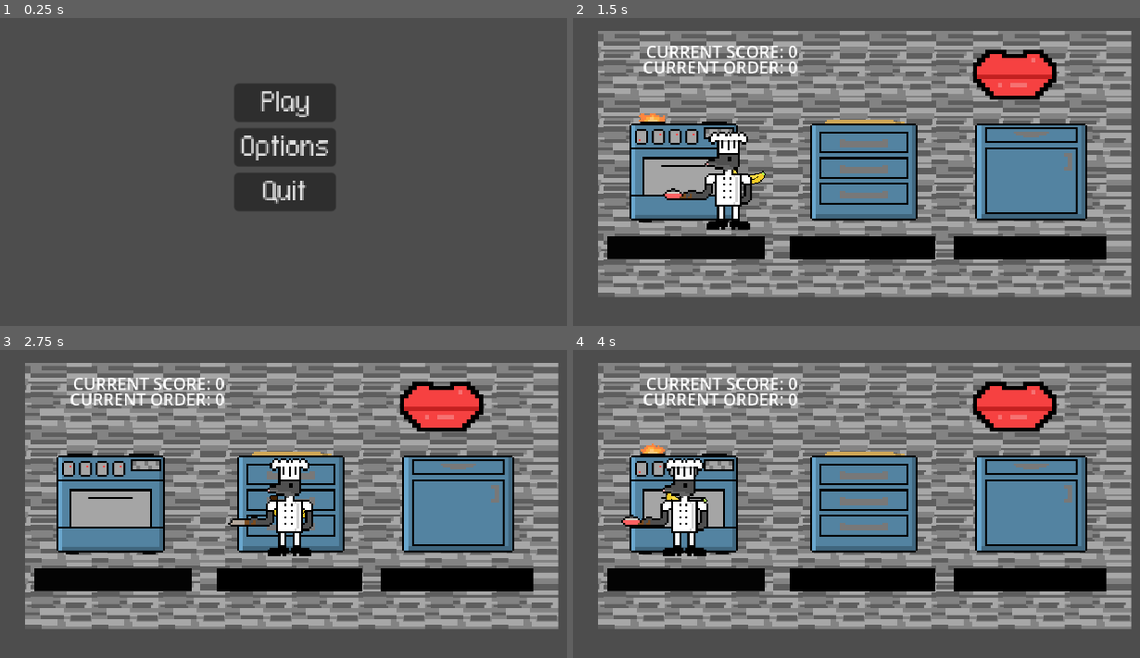
Above: before the commit, frames 1-4 (two rows, left to right).
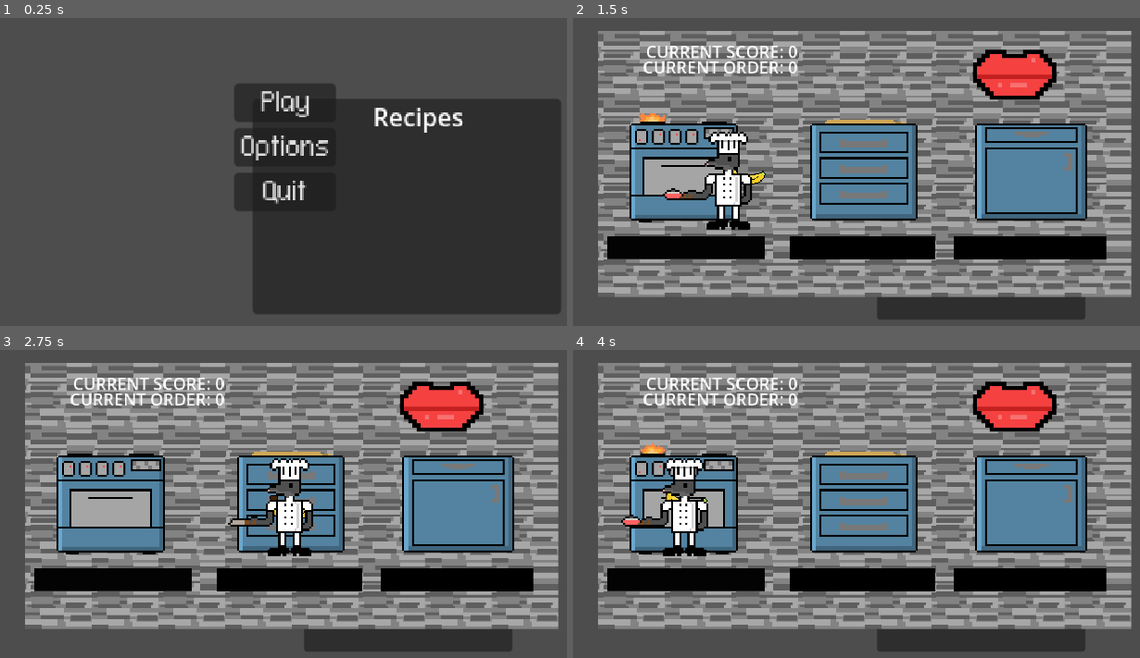
Above: after the commit, the same moments.

Repository: Largester/m.i.c.e
Game: Godot game, scene res://menu.tscn
The game is run twice, just before and just after one commit, with the same random seed, the same clock (stepped at 60 frames per second) and the same inputs.
Inputs (mouse positions are in pixels of both pictures, inside the frame that each line leads up to):
- Up to frame 1 (0.25 s): no input
- Up to frame 2 (1.5 s): click "Play" at 0.5 s; drag from (680, 178) to (862, 168) at 1.27 s
- Up to frame 3 (2.75 s): drag from (181, 383) to (289, 510) at 2.02 s
- Up to frame 4 (4 s): move the mouse to (748, 399) at 2.77 s; press the mouse at (748, 399) at 2.78 s; release the mouse at (748, 399) at 3.5 s; tap Enter at 3.5 s; drag from (828, 577) to (680, 500) at 3.52 s

The runs differ from the first frame. In frame 1, 33% of the frame differs, in the area x 44-99%, y 26-97%; in frame 2, 2.6%; in frame 3, 2.6%; in frame 4, 2.6%.
Error after the commit: Parse Error: Could not resolve external class member "ingredients". (res://scenes/recipe_slot.gd:12)

Commit message:
cooking(not done)

Diff:
--- /dev/null
+++ b/Recipe.gd
@@ -0,0 +1,9 @@
+extends Resource
+class_name Recipe
+
+@export var name: String
+@export var icon: Texture2D
+@export var ingredients : Dictionary[Item, int]
+@export var product : Item
+@export var product_amount : int = 1
+@export var cook_time: float = 5.0
--- /dev/null
+++ b/crafting.gd
@@ -0,0 +1,51 @@
+extends Node2D
+
+
+var recipeCount = 0
+var recipe = {}
+var recipeValues = {}
+var recipes = {}
+
+var items = { 3: "mixed",
+			  2: "chopped",
+			  1: "cooked"}
+
+
+func _ready():
+	load_game()
+
+func createRecipe(rec, nam):
+	recipeValues[recipeCount] = rec
+	recipeCount += 1
+	recipes[str(rec)] = nam
+	print("New Recipe")
+	print(recipes[str(rec)], " : ", rec)
+	_save_game()
+
+func save():
+	var save_dict = [ recipes,
+					  recipeValues,
+					  recipeCount]
+
+	return save_dict
+
+
+func _save_game():
+	var save_game = FileAccess.open("user://savegame.save", FileAccess.WRITE)
+	var json_string = JSON.stringify(save())
+	save_game.store_line(json_string)
+
+func load_game():
+	if not FileAccess.file_exists("user://savegame.save"):
+		return
+	var save_game = FileAccess.open("user://savegame.save", FileAccess.READ)
+
+	while save_game.get_position() < save_game.get_length():
+		var json_string = _save_game().get_line
+		var json = JSON.new()
+		var parse_result = json.parse(json_string)
+		var node_data = json.get_data()
+
+		recipes = node_data[0]
+		recipeValues = node_data[1]
+		recipeCount = node_data[2]
--- a/project.godot
+++ b/project.godot
@@ -12,12 +12,15 @@
 
 config/name="M.I.C.E"
 run/main_scene="uid://daaxohe23uv2a"
+config/use_custom_user_dir=true
+config/custom_user_dir_name="crut"
 config/features=PackedStringArray("4.5", "GL Compatibility")
 config/icon="res://icon.svg"
 
 [autoload]
 
 Global="*res://scripts/global.gd"
+CookingSystem="*res://scenes/cooking_system.tscn"
 
 [display]
 
--- a/resources/ingredients/ItemData.gd
+++ /dev/null
@@ -1,7 +0,0 @@
-class_name ItemData
-extends Resource
-
-@export var item_id : int = 0
-@export var item_name : String = ""
-@export var item_texture : Texture2D = null
-@export_range(0, 99) var item_stack_size : int = 1
--- a/resources/ingredients/burger.tres
+++ /dev/null
@@ -1,7 +0,0 @@
-[gd_resource type="Resource" script_class="ItemData" load_steps=2 format=3 uid="uid://bli2umbkw0m5k"]
-
-[ext_resource type="Script" uid="uid://bp78knvdue27a" path="res://resources/ingredients/ItemData.gd" id="1_npyth"]
-
-[resource]
-script = ExtResource("1_npyth")
-metadata/_custom_type_script = "uid://bp78knvdue27a"
--- a/resources/recipes/ItemRecipe.gd
+++ /dev/null
@@ -1,6 +0,0 @@
-class_name ItemRecipe
-extends Resource
-
-@export var recipe_name : String = ""
-@export var recipe_final_item : ItemData = null
-@export var recipe_material_array : Array[ItemData] = []
--- a/resources/recipes/borscht.tres
+++ /dev/null
@@ -1,8 +0,0 @@
-[gd_resource type="Resource" script_class="ItemRecipe" load_steps=3 format=3 uid="uid://ftan73ollllv"]
-
-[ext_resource type="Script" uid="uid://bp78knvdue27a" path="res://resources/ingredients/ItemData.gd" id="1_vh6v2"]
-[ext_resource type="Script" uid="uid://bbjwk0fae0c50" path="res://resources/recipes/ItemRecipe.gd" id="2_37oux"]
-
-[resource]
-script = ExtResource("2_37oux")
-metadata/_custom_type_script = "uid://bbjwk0fae0c50"
--- a/resources/recipes/burger_recipe.tres
+++ /dev/null
@@ -1,9 +0,0 @@
-[gd_resource type="Resource" script_class="ItemRecipe" load_steps=3 format=3 uid="uid://hch71n1uf7cj"]
-
-[ext_resource type="Script" uid="uid://bp78knvdue27a" path="res://resources/ingredients/ItemData.gd" id="1_31lb4"]
-[ext_resource type="Script" uid="uid://bbjwk0fae0c50" path="res://resources/recipes/ItemRecipe.gd" id="2_vvck2"]
-
-[resource]
-script = ExtResource("2_vvck2")
-recipe_name = "Burger"
-metadata/_custom_type_script = "uid://bbjwk0fae0c50"
--- a/resources/recipes/sushi_recipe.tres
+++ /dev/null
@@ -1,8 +0,0 @@
-[gd_resource type="Resource" script_class="ItemRecipe" load_steps=3 format=3 uid="uid://b1tbwdn1d8sbr"]
-
-[ext_resource type="Script" uid="uid://bp78knvdue27a" path="res://resources/ingredients/ItemData.gd" id="1_elfsm"]
-[ext_resource type="Script" uid="uid://bbjwk0fae0c50" path="res://resources/recipes/ItemRecipe.gd" id="2_kkua4"]
-
-[resource]
-script = ExtResource("2_kkua4")
-metadata/_custom_type_script = "uid://bbjwk0fae0c50"
--- /dev/null
+++ b/scenes/button.gd
@@ -0,0 +1,20 @@
+extends Button
+
+
+@onready var table: Node2D = $".."
+@onready var crafting = $"../.."
+var maxNum
+var num = 0
+
+# Called when the node enters the scene tree for the first time.
+func _ready() -> void:
+	maxNum = crafting.items.size()
+
+
+func _on_pressed() -> void:
+	if num < maxNum:
+		num += 1
+	else:
+		num = 0
+	text = str(num)
+	table.updateTable()
--- /dev/null
+++ b/scenes/cooking_system.gd
@@ -0,0 +1,7 @@
+extends Control
+
+@onready var recipe_slot_node : PackedScene = preload("res://scenes/recipe_slot.tscn")
+
+@export var recipes : Array[Recipe]
+
+@export var recipe_container : VBoxContainer
--- /dev/null
+++ b/scenes/cooking_system.tscn
@@ -0,0 +1,43 @@
+[gd_scene load_steps=2 format=3 uid="uid://dctkmthq3jlro"]
+
+[ext_resource type="Script" uid="uid://3bl0eqyij2sy" path="res://scenes/cooking_system.gd" id="1_qsbep"]
+
+[node name="CookingSystem" type="Control"]
+layout_mode = 3
+anchors_preset = 0
+offset_right = 41.0
+offset_bottom = 40.0
+script = ExtResource("1_qsbep")
+
+[node name="Panel" type="Panel" parent="."]
+custom_minimum_size = Vector2(200, 140)
+layout_mode = 0
+offset_left = 12.0
+offset_top = 10.0
+offset_right = 212.0
+offset_bottom = 150.0
+
+[node name="Label" type="Label" parent="Panel"]
+layout_mode = 0
+offset_left = 78.0
+offset_right = 118.0
+offset_bottom = 23.0
+text = "Recipes"
+
+[node name="ScrollContainer" type="ScrollContainer" parent="Panel"]
+layout_mode = 1
+anchors_preset = 8
+anchor_left = 0.5
+anchor_top = 0.5
+anchor_right = 0.5
+anchor_bottom = 0.5
+offset_left = -95.0
+offset_top = -46.0
+offset_right = 96.0
+offset_bottom = 62.0
+grow_horizontal = 2
+grow_vertical = 2
+horizontal_scroll_mode = 3
+
+[node name="Recipes" type="VBoxContainer" parent="Panel/ScrollContainer"]
+layout_mode = 2
--- /dev/null
+++ b/scenes/crafting.tscn
@@ -0,0 +1,35 @@
+[gd_scene load_steps=4 format=3 uid="uid://drcpxm1brtgjc"]
+
+[ext_resource type="Script" uid="uid://fx26br3s07nr" path="res://crafting.gd" id="1_p2eb4"]
+[ext_resource type="Script" uid="uid://cqwr85rq7o643" path="res://scenes/table.gd" id="2_jo1yo"]
+[ext_resource type="Script" uid="uid://g0dhuwrt6h12" path="res://scenes/button.gd" id="3_x0na5"]
+
+[node name="Crafting" type="Node2D"]
+script = ExtResource("1_p2eb4")
+
+[node name="Camera2D" type="Camera2D" parent="."]
+zoom = Vector2(4, 4)
+
+[node name="table" type="Node2D" parent="."]
+script = ExtResource("2_jo1yo")
+
+[node name="0" type="Button" parent="table"]
+offset_right = 8.0
+offset_bottom = 8.0
+script = ExtResource("3_x0na5")
+
+[node name="Record" type="Button" parent="."]
+offset_left = -193.0
+offset_top = -78.0
+offset_right = -185.0
+offset_bottom = -70.0
+
+[node name="Name" type="TextEdit" parent="."]
+offset_left = -180.0
+offset_top = -117.0
+offset_right = -115.0
+offset_bottom = -81.0
+text = "Record"
+
+[connection signal="pressed" from="table/0" to="table/0" method="_on_pressed"]
+[connection signal="pressed" from="Record" to="table" method="_on_record_pressed"]
--- /dev/null
+++ b/scenes/recipe_slot.gd
@@ -0,0 +1,21 @@
+extends Panel
+
+
+signal selected(recipe, node)
+
+var recipe : Recipe:
+	set(value):
+		recipe = value
+		%Name.text = value.name
+		%Product.texture = value.icon
+		#loop over the ingredients of the recipe
+		for i in range(value.ingredients.keys()[i]):
+			var key = value.ingredients.key()[i]
+			#set icon and amount of every ingredients
+			%Ingredient.get_child(i).texture = key.icon
+			%Ingredient.get_child(i).find_child("Amount").text = str(value.ingredients[key])
+
+func _on_gui_input(event: InputEvent) -> void:
+	if event is InputEventMouseButton and event.pressed:
+		if event.button_index == MOUSE_BUTTON_LEFT:
+			selected.emit(recipe, self)
--- /dev/null
+++ b/scenes/recipe_slot.tscn
@@ -0,0 +1,101 @@
+[gd_scene load_steps=2 format=3 uid="uid://56i6evare576"]
+
+[ext_resource type="Script" uid="uid://2fxpnikr7rj" path="res://scenes/recipe_slot.gd" id="1_2cusx"]
+
+[node name="RecipeSlot" type="Panel"]
+custom_minimum_size = Vector2(150, 30)
+offset_right = 150.0
+offset_bottom = 30.0
+script = ExtResource("1_2cusx")
+
+[node name="Product" type="TextureRect" parent="."]
+unique_name_in_owner = true
+layout_mode = 0
+offset_right = 30.0
+offset_bottom = 30.0
+expand_mode = 1
+
+[node name="Name" type="Label" parent="."]
+unique_name_in_owner = true
+layout_mode = 0
+offset_right = 40.0
+offset_bottom = 23.0
+theme_override_font_sizes/font_size = 8
+text = "name"
+vertical_alignment = 1
+
+[node name="Ingredient" type="HBoxContainer" parent="."]
+unique_name_in_owner = true
+layout_mode = 1
+anchors_preset = 6
+anchor_left = 1.0
+anchor_top = 0.5
+anchor_right = 1.0
+anchor_bottom = 0.5
+offset_left = -80.0
+offset_top = -15.0
+offset_bottom = 15.0
+grow_horizontal = 0
+grow_vertical = 2
+
+[node name="Ingredient" type="TextureRect" parent="Ingredient"]
+custom_minimum_size = Vector2(30, 30)
+layout_mode = 2
+expand_mode = 1
+
+[node name="Label" type="Label" parent="Ingredient/Ingredient"]
+layout_mode = 1
+anchors_preset = 3
+anchor_left = 1.0
+anchor_top = 1.0
+anchor_right = 1.0
+anchor_bottom = 1.0
+offset_left = -40.0
+offset_top = -23.0
+grow_horizontal = 0
+grow_vertical = 0
+theme_override_font_sizes/font_size = 8
+horizontal_alignment = 2
+vertical_alignment = 2
+
+[node name="Ingredient2" type="TextureRect" parent="Ingredient"]
+custom_minimum_size = Vector2(30, 30)
+layout_mode = 2
+expand_mode = 1
+
+[node name="Label" type="Label" parent="Ingredient/Ingredient2"]
+layout_mode = 1
+anchors_preset = 3
+anchor_left = 1.0
+anchor_top = 1.0
+anchor_right = 1.0
+anchor_bottom = 1.0
+offset_left = -40.0
+offset_top = -23.0
+grow_horizontal = 0
+grow_vertical = 0
+theme_override_font_sizes/font_size = 8
+horizontal_alignment = 2
+vertical_alignment = 2
+
+[node name="Ingredient3" type="TextureRect" parent="Ingredient"]
+custom_minimum_size = Vector2(30, 30)
+layout_mode = 2
+expand_mode = 1
+
+[node name="Label" type="Label" parent="Ingredient/Ingredient3"]
+layout_mode = 1
+anchors_preset = 3
+anchor_left = 1.0
+anchor_top = 1.0
+anchor_right = 1.0
+anchor_bottom = 1.0
+offset_left = -40.0
+offset_top = -23.0
+grow_horizontal = 0
+grow_vertical = 0
+theme_override_font_sizes/font_size = 8
+horizontal_alignment = 2
+vertical_alignment = 2
+
+[connection signal="gui_input" from="." to="." method="_on_gui_input"]
--- /dev/null
+++ b/scenes/table.gd
@@ -0,0 +1,55 @@
+extends Node2D
+
+
+
+
+@onready var crafting: Node2D = $".."
+
+var table = [0,0,0,0,0,0,0,0,0]
+var recipe = {}
+var items = 0
+var firstItem = 0
+var record = false
+
+func updateTable():
+	if !record:
+		items = 0
+		recipe = {}
+		firstItem = 0
+		for n in range(get_child_count()):
+			table[n] = int(get_child(n).num)
+			if table[n] != 0:
+				if items == 0:
+					recipe[str(items)] = [crafting.items[table[n]], firstItem]
+					items += 1
+					firstItem = n
+			else:
+				recipe[str(items)] = [crafting.items[table[n]], n - firstItem]
+				items += 1
+		for n in crafting.recipeValues:
+			if str(crafting.recipeValues[str(n)] == str(recipe)):
+				print(crafting.recipe[str(recipe)])
+	else:
+		items = 0
+		recipe = {}
+		firstItem = 0
+		for n in range(get_child_count()):
+			table[n] = int(get_child(n).num)
+			if table[n] != 0:
+				if items == 0:
+					recipe[str(items)] = [crafting.items[table[n]], firstItem]
+					items += 1
+					firstItem = n
+			else:
+				recipe[str(items)] = [crafting.items[table[n]], n - firstItem]
+				items += 1
+
+
+
+func _on_record_pressed() -> void:
+	record = !record
+
+	if !record:
+		print(recipe)
+		print("New Recipe")
+		crafting.createRecipe(recipe, $"../Name".text)
Not shown, added: Recipe.gd.uid
Not shown, added: crafting.gd.uid
Not shown, removed: resources/ingredients/ItemData.gd.uid
Not shown, removed: resources/recipes/ItemRecipe.gd.uid
Not shown, added: scenes/button.gd.uid
Not shown, added: scenes/cooking_system.gd.uid
Not shown, added: scenes/recipe_slot.gd.uid
Not shown, added: scenes/table.gd.uid
